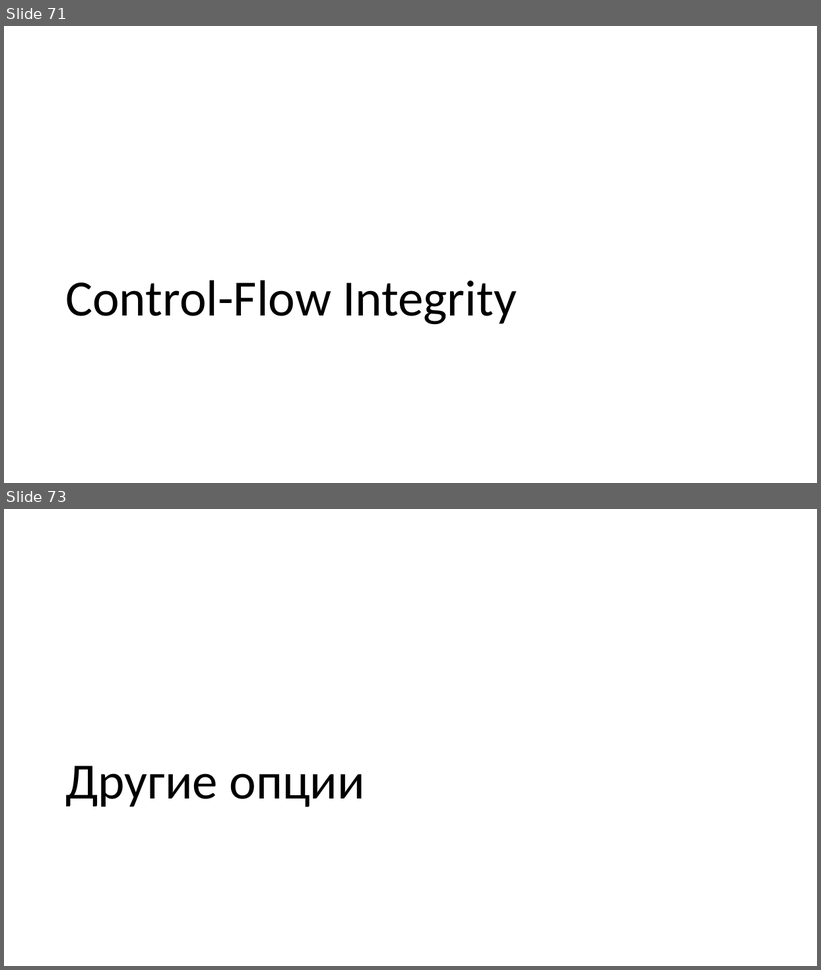
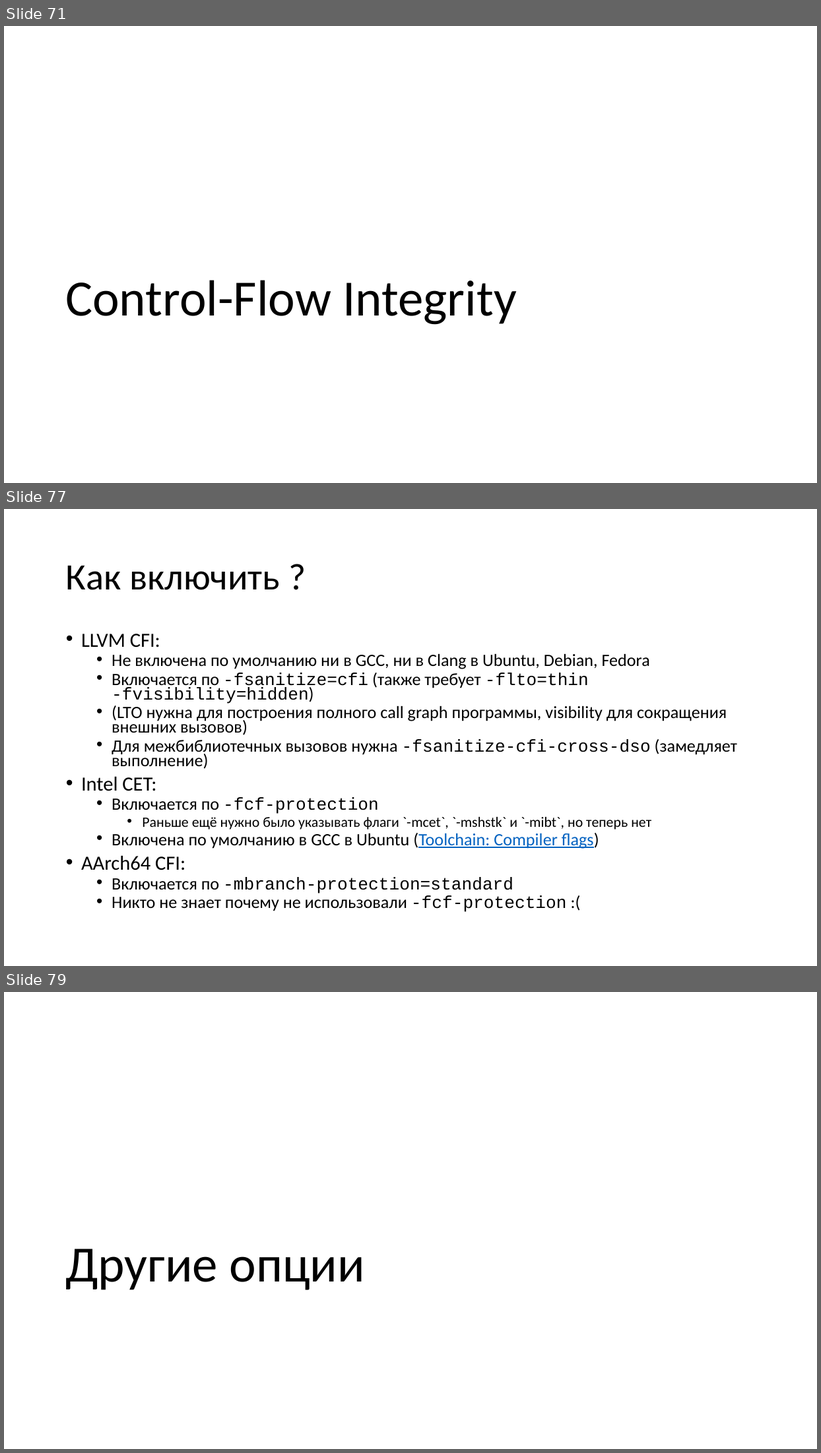
Before and after one commit to yugr/slides, a slide deck: CppZeroCost/2025/RU.pptx. Shown one above the other, each under a label of ours: slides 71 and 73 before the commit, slides 71, 77 and 79 after it; the slides between them are not shown. The pictures are 821x970 and 821x1453 pixels, drawn with LibreOffice and Linux fonts; fonts in the diff are those of the drawing. Boxes give left, top, right and bottom in pixels: in the first picture for what was removed or moved away, otherwise in the second. Text is boxed around its words. In the diff, an @@ line names an element or a change of style, - is before the commit and + after.

```diff
--- a/CppZeroCost/2025/RU.pptx
+++ b/CppZeroCost/2025/RU.pptx
@@ slide 77 added at bbox=[4, 509, 817, 966], background #FFFFFF @@
@@ title added at bbox=[66, 565, 280, 590], 44 pt, text #000000 @@
+Как включить ?
@@ text added at bbox=[81, 634, 737, 912], 20.4 pt, text #000000 @@
+• LLVM CFI:
+  • Не включена по умолчанию ни в GCC, ни в Clang в Ubuntu, Debian, Fedora
+  • Включается по -fsanitize=cfi (также требует -flto=thin -fvisibility=hidden)
+  • (LTO нужна для построения полного call graph программы, visibility для сокращения внешних вызовов)
+  • Для межбиблиотечных вызовов нужна -fsanitize-cfi-cross-dso (замедляет выполнение)
+• Intel CET:
+  • Включается по -fcf-protection
+    • Раньше ещё нужно было указывать флаги `-mcet`, `-mshstk` и `-mibt`, но теперь нет
+  • Включена по умолчанию в GCC в Ubuntu (Toolchain: Compiler flags)
+• AArch64 CFI:
+  • Включается по -mbranch-protection=standard
+  • Никто не знает почему не использовали -fcf-protection :(
@@ what was slide 73 is now slide 79 @@
```
Also in this commit, not shown: 6 other slides added, 1 slide removed, 1 other file.
